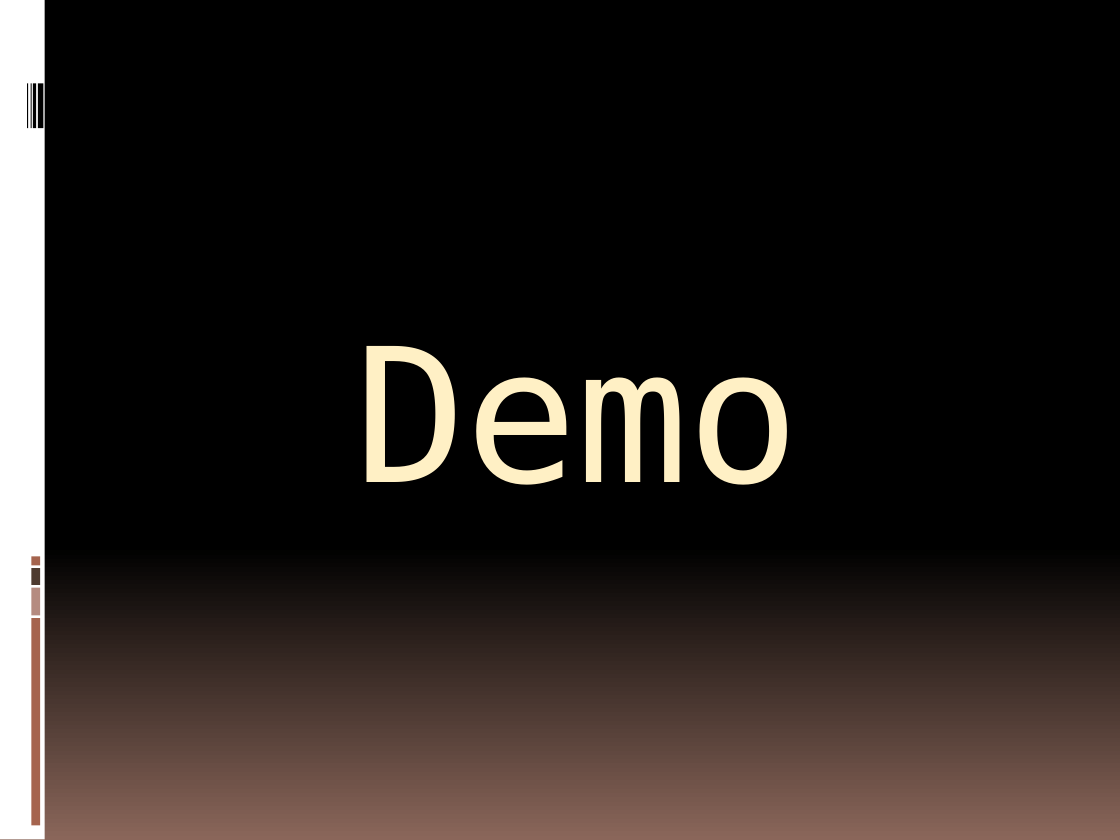
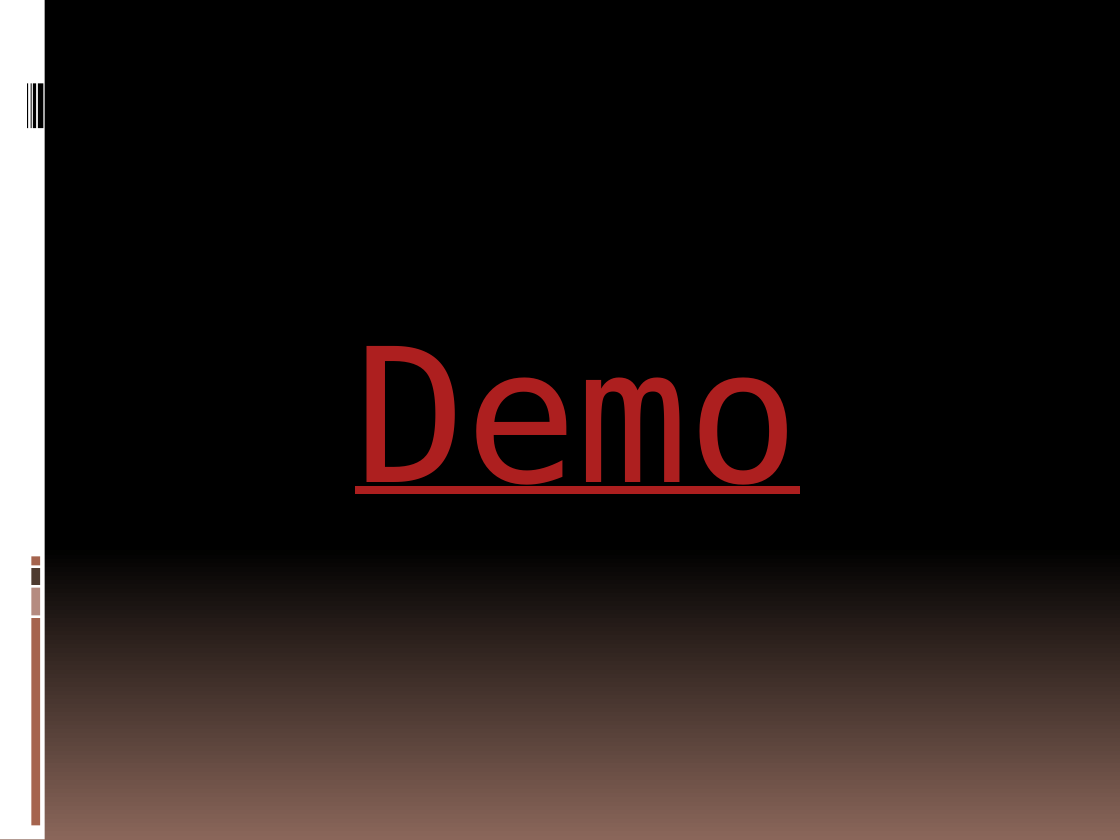
Before and after one commit to jack86122/Snake, a slide deck: slide 8 of Snake/貪食蛇.pptx (slide 9 before the commit). Drawn at 1120x840 pixels with LibreOffice and Linux fonts; fonts in the diff are those of the drawing. Boxes give left, top, right and bottom in pixels: in the first picture for what was removed or moved away, otherwise in the second. Text is boxed around its words. In the diff, an @@ line names an element or a change of style, - is before the commit and + after.

```diff
--- a/Snake/貪食蛇.pptx
+++ b/Snake/貪食蛇.pptx
@@ title "Demo" at bbox=[355, 346, 800, 494]: text colour #FFF0C5 to #AD1F1F, underline on @@
```
Also in this commit, not shown: 1 other slide changed, 1 slide removed.
